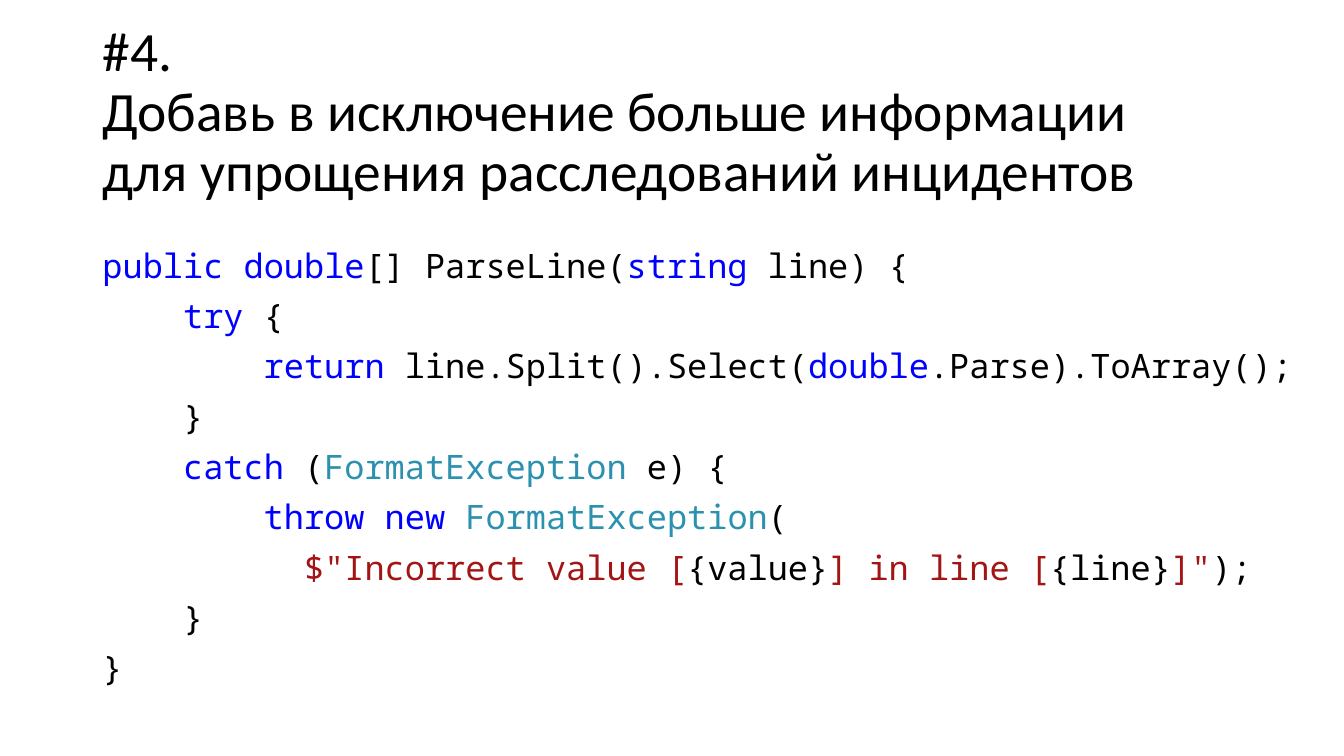
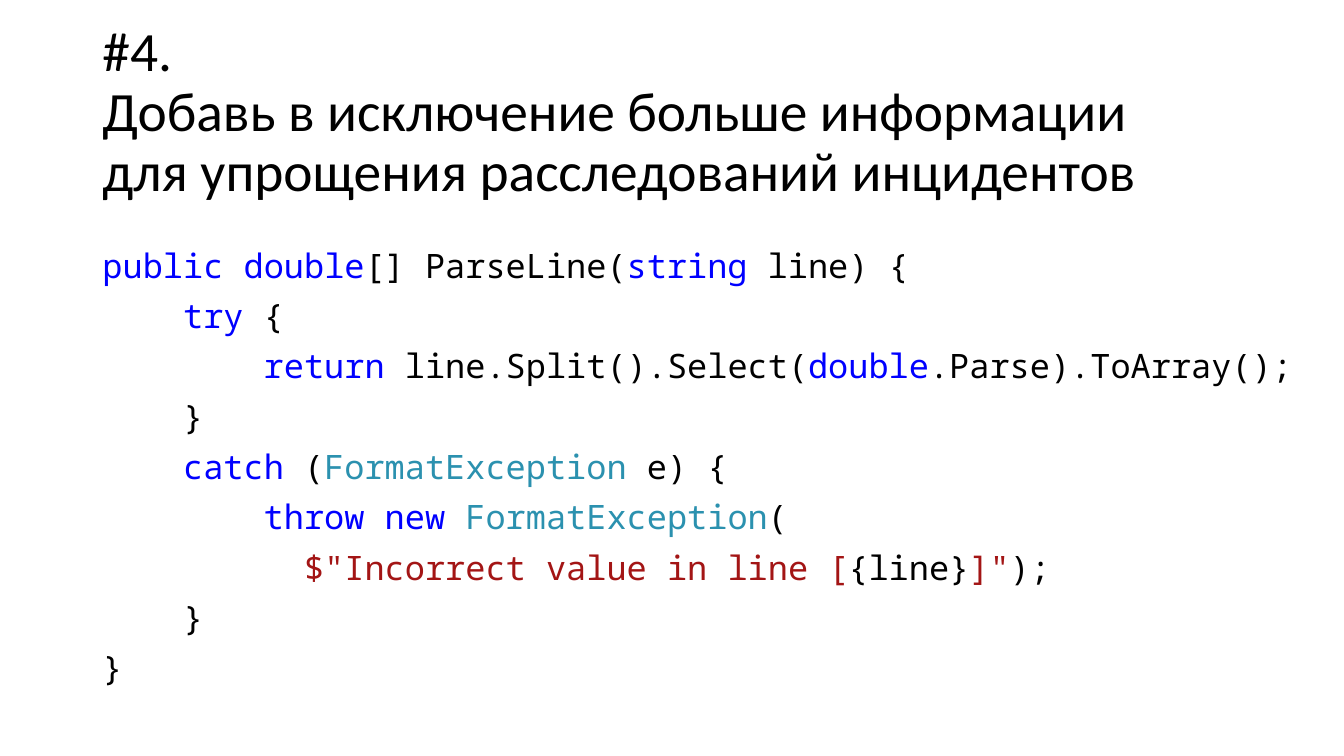
Before and after one commit to kontur-courses/exceptions, a slide deck: slide 10 of exceptions.pptx. Drawn at 1344x756 pixels with LibreOffice and Linux fonts; fonts in the diff are those of the drawing. Boxes give left, top, right and bottom in pixels: in the first picture for what was removed or moved away, otherwise in the second. Text is boxed around its words. In the diff, an @@ line names an element or a change of style, - is before the commit and + after.

Commit message:
slides

```diff
--- a/exceptions.pptx
+++ b/exceptions.pptx
@@ text at <box>304,554,1050,586</box>: text changed @@
-$"Incorrect value [{value}] in line [{line}]");
+$"Incorrect value in line [{line}]");
```
Also in this commit, not shown: 2 other slides changed.
